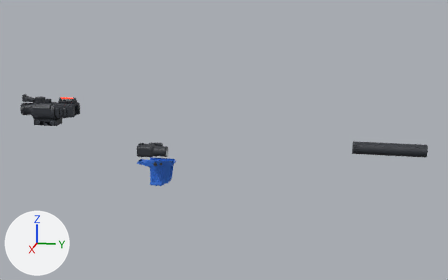
The glTF model assets/models/replicaParts/sniper.glb, before and after one commit.
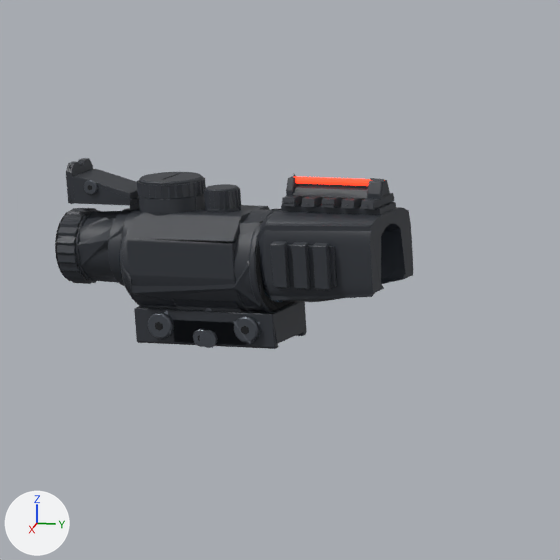
Each version is shown whole from a 50 mm camera at (1.292, 0.735, 0.385) aimed at (0.009, 0.478, 0.064), then close up on the part from 2% to 23% of the width and 24% to 58% of the height. Every picture has the same lights, and +X, +Y and +Z are marked at lower left. The last two pictures show the newer version. Where no turn or scale is listed for an object, it has been applied to the vertices. Vertices at exactly the same position are counted once.

Names of what the first close-up shows: 'optic_scope2x', 'optic_scope2x_Figure', 'optic_scopeVar', 'optic_scopeVar_Figure' and 2 more.
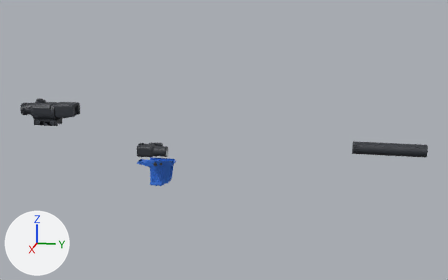
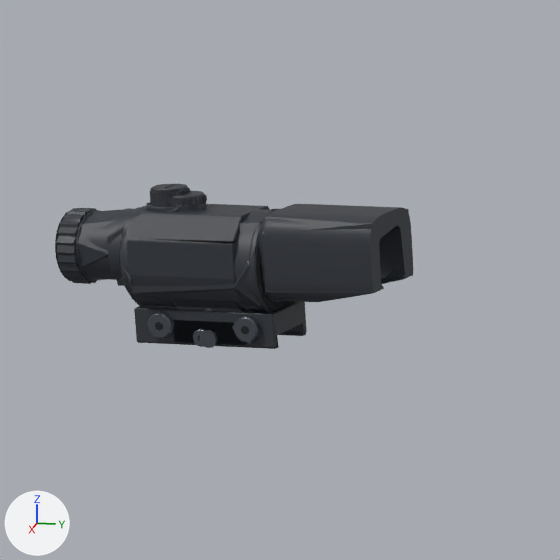
The change, as a diff of the scene's bpy script:
```diff
--- a/assets/models/replicaParts/sniper.glb.py
+++ b/assets/models/replicaParts/sniper.glb.py
@@ me_optic_scopevar_001 @@
 # used by ob_optic_scopevar; location = (0.0, 0.064, 0.0838)
-me_optic_scopevar_001.from_pydata(...)  # 5050 vertices, 9870 faces; spans x -0.0224..0.0224, y -0.0594..0.072, z -0.0049..0.0626
+me_optic_scopevar_001.from_pydata(...)  # 4007 vertices, 7910 faces; spans x -0.0199..0.0199, y -0.0594..0.072, z -0.0049..0.0514
+# me_optic_scopevar_001 part 1: the loose piece of 128 vertices spanning x -0.0122..0.0122, y -0.0289..-0.0044, z 0.0455..0.0513 is rebuilt with 216 vertices and now spans x -0.0074..0.0074, y -0.0182..-0.0034, z 0.0455..0.0502
+# me_optic_scopevar_001 part 2: a new loose piece of 128 vertices spanning x -0.0067..0.0067, y -0.0176..-0.004, z 0.05..0.0513, in mat_detail (dark grey #30343b)
+# me_optic_scopevar_001 part 3: 33 loose pieces with 1260 vertices, spanning x -0.0224..0.0224, y -0.0558..0.0715, z 0.0202..0.0626, are deleted
+# me_optic_scopevar_001 part 4: 154 vertices moved from x -0.0178..0.0173, y -0.0031..0.0297, z 0.0141..0.0453 to x -0.018..0.0164, y -0.0163..0.0333, z 0.0136..0.0457; 537 vertices removed from x -0.0184..0.0184, y -0.0291..0.0297, z 0.0139..0.0563; 506 vertices added at x -0.0185..0.0185, y -0.0185..0.0684, z 0.013..0.0472
+# other edits to the shape of me_optic_scopevar_001 do not show in these pictures
 me_optic_scopevar_001.materials.append(mat_detail)
@@ me_optic_scopevar_001 @@
 me_optic_scopevar_001.materials.append(mat_lens)
-me_optic_scopevar_001.materials.append(mat_fibre)  # red #ff3a20, glowing red #ff3a20
@@ me_optic_scopevar_figure_001 @@
 # used by ob_optic_scopevar_figure; location = (0.0, 0.064, 0.0838)
-me_optic_scopevar_figure_001.from_pydata(...)  # 609 vertices, 597 faces; spans x -0.02..0.02, y -0.0593..0.0721, z -0.0035..0.0622
+me_optic_scopevar_figure_001.from_pydata(...)  # 573 vertices, 599 faces; spans x -0.0198..0.0197, y -0.0593..0.0721, z -0.0049..0.0512
+# me_optic_scopevar_figure_001 part 5: the loose piece of 19 vertices spanning x -0.014..0.0139, y -0.0585..-0.0513, z 0.0154..0.043 is rebuilt with 27 vertices and now spans x -0.0142..0.0138, y -0.0585..-0.0513, z 0.0155..0.0432
+# me_optic_scopevar_figure_001 part 6: the loose piece of 15 vertices spanning x -0.0119..0.012, y -0.0291..-0.0047, z 0.045..0.0514 is rebuilt with 21 vertices and now spans x -0.0081..0.0082, y -0.0183..-0.0031, z 0.0456..0.0502
+# me_optic_scopevar_figure_001 part 7: 33 loose pieces with 209 vertices, spanning x -0.02..0.02, y -0.055..0.0721, z -0.0029..0.0622, are deleted
+# me_optic_scopevar_figure_001 part 8: 166 vertices removed from x -0.018..0.0198, y -0.0585..0.0721, z -0.0033..0.0563; 298 vertices added at x -0.0196..0.0197, y -0.0585..0.0721, z -0.0049..0.0512
+# other edits to the shape of me_optic_scopevar_figure_001 do not show in these pictures
 me_optic_scopevar_figure_001.materials.append(mat_detail)
@@ me_optic_scopevar_figure_001 @@
 me_optic_scopevar_figure_001.materials.append(mat_lens)
-me_optic_scopevar_figure_001.materials.append(mat_fibre)  # red #ff3a20, glowing red #ff3a20
```

Where the change shows, as pixel boxes [x1, y1, x2, y2] in the close-ups (560 x 560 px; the box of a moved part takes in the faces that stretch with it):
'optic_scopeVar', reshaped (17% shorter): before [55, 158, 413, 349]; after [55, 191, 413, 349]
'optic_scopeVar_Figure', reshaped (15% shorter): before [57, 163, 413, 344]; after [57, 195, 413, 348]
part 1 of me_optic_scopevar_001, rebuilt (42% narrower, 24% shorter): before [139, 194, 205, 214]; after [169, 196, 207, 211]
part 2 of me_optic_scopevar_001, added: after [171, 191, 205, 199]
part 3 of me_optic_scopevar_001, deleted: before [66, 158, 396, 290]
part 4 of me_optic_scopevar_001, moved or reshaped: before [137, 177, 381, 302]; after [177, 204, 401, 302]
part 5 of me_optic_scopevar_figure_001, rebuilt: before [58, 235, 62, 256]; after [69, 211, 94, 283]
part 6 of me_optic_scopevar_figure_001, rebuilt: before [139, 196, 197, 214]; after [173, 199, 206, 212]
part 7 of me_optic_scopevar_figure_001, deleted: before [69, 163, 395, 216]
part 8 of me_optic_scopevar_figure_001, moved or reshaped: before [57, 209, 409, 344]; after [57, 195, 409, 348]
